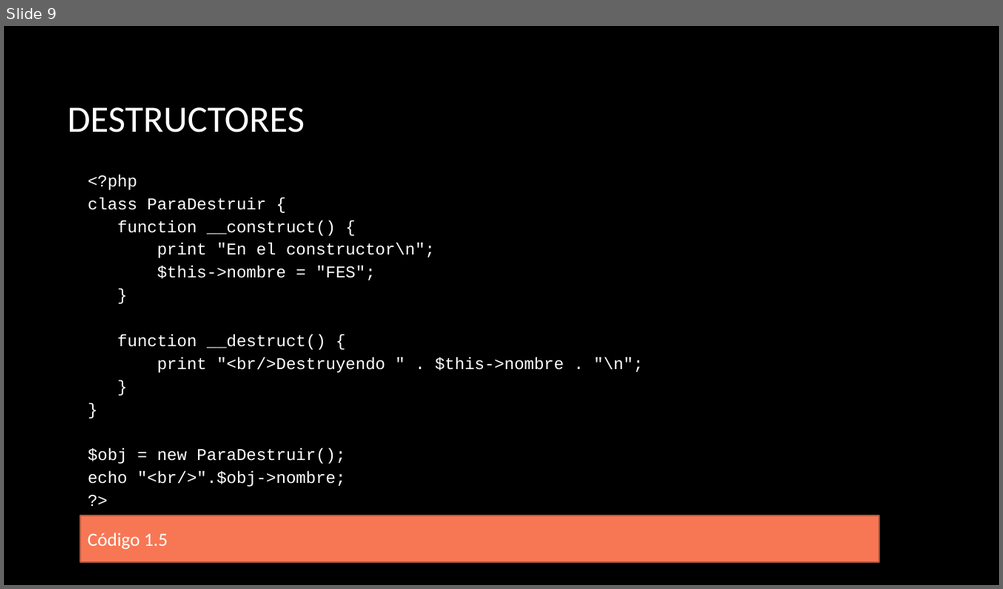
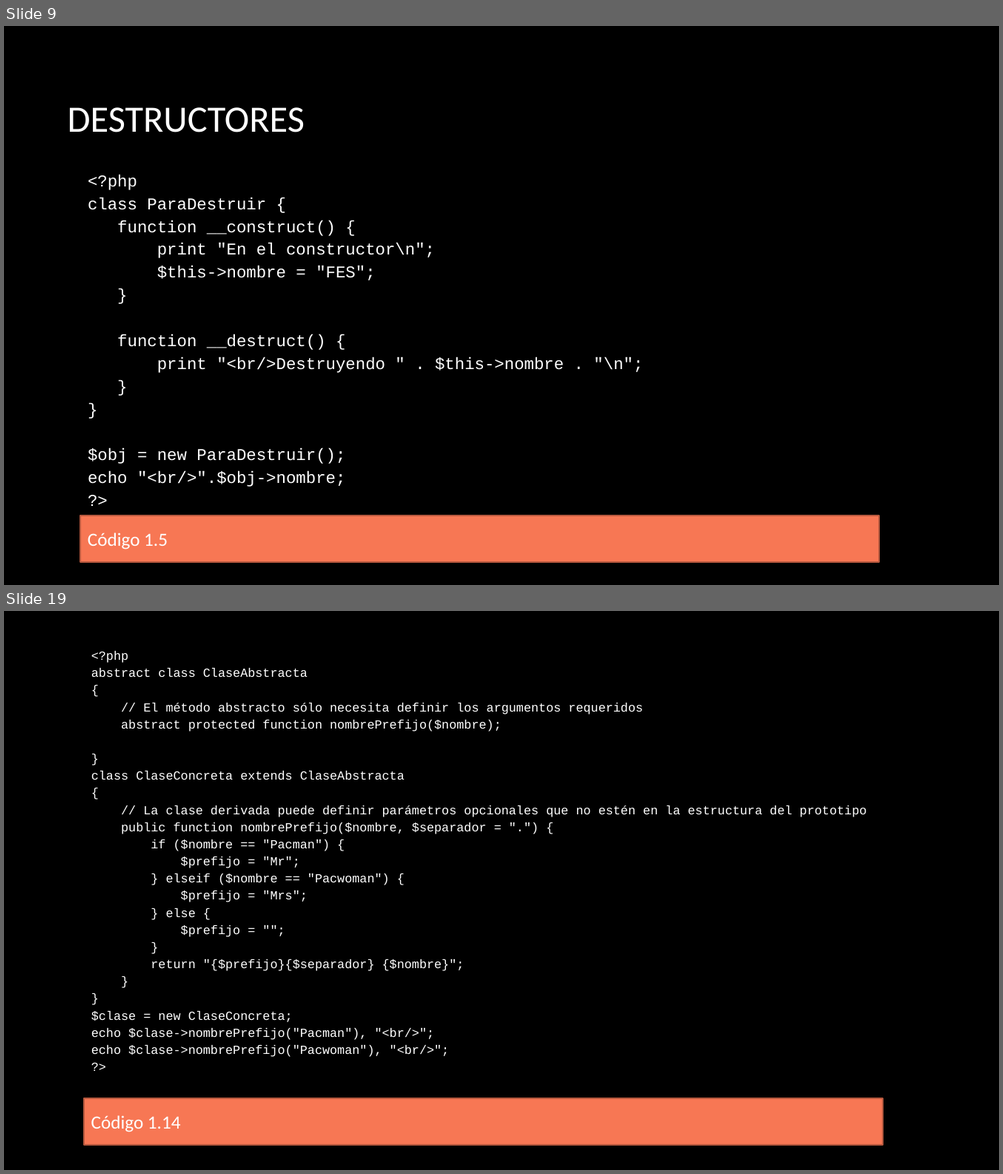
Before and after one commit to erikfer94/fromNoobToMaster, a slide deck: presentaciones/clase_3.pptx. Shown one above the other, each under a label of ours: slide 9 before the commit, slides 9 and 19 after it; the slides between them are not shown. The pictures are 1003x589 and 1003x1174 pixels, drawn with LibreOffice and Linux fonts; fonts in the diff are those of the drawing; background and template pictures are left out. Boxes give left, top, right and bottom in pixels: in the first picture for what was removed or moved away, otherwise in the second. Text is boxed around its words. In the diff, an @@ line names an element or a change of style, - is before the commit and + after.

Commit message:
Clase 4

```diff
--- a/presentaciones/clase_3.pptx
+++ b/presentaciones/clase_3.pptx
@@ slide 19 added at (4, 611, 999, 1170), background picture (left out) @@
@@ rectangle added at (84, 641, 883, 1098), fill #000000, 12 pt, text #FFFFFF @@
+<?php
+abstract class ClaseAbstracta
+{
+// El método abstracto sólo necesita definir los argumentos requeridos
+abstract protected function nombrePrefijo($nombre);
+}
+class ClaseConcreta extends ClaseAbstracta
+{
+// La clase derivada puede definir parámetros opcionales que no estén en la estructura del prototipo
+public function nombrePrefijo($nombre, $separador = ".") {
+if ($nombre == "Pacman") {
+$prefijo = "Mr";
+} elseif ($nombre == "Pacwoman") {
+$prefijo = "Mrs";
+} else {
+$prefijo = "";
+}
+return "{$prefijo}{$separador} {$nombre}";
+}
+}
+$clase = new ClaseConcreta;
+echo $clase->nombrePrefijo("Pacman"), "<br/>";
+echo $clase->nombrePrefijo("Pacwoman"), "<br/>";
+?>
@@ rectangle added at (84, 1099, 883, 1145), fill #F77754, outline #B7583E 1.5 pt, 18 pt, text #FFFFFF @@
+Código 1.14
```
Also in this commit, not shown: 20 other slides added, 17 other files.
